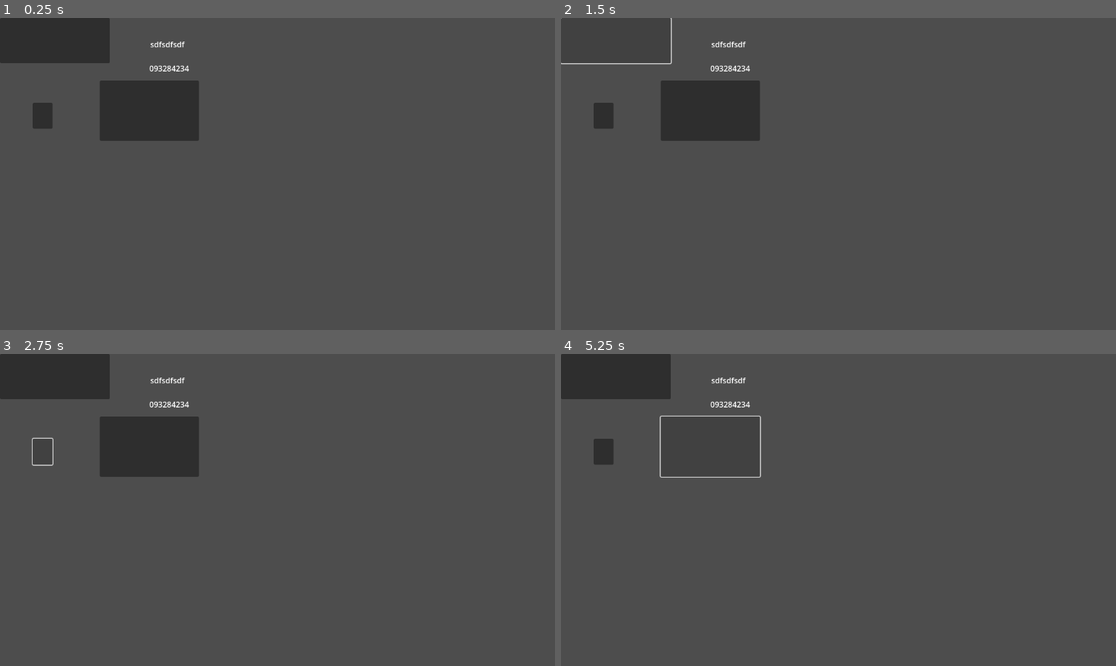
Above: before the commit, frames 1-4 (two rows, left to right).
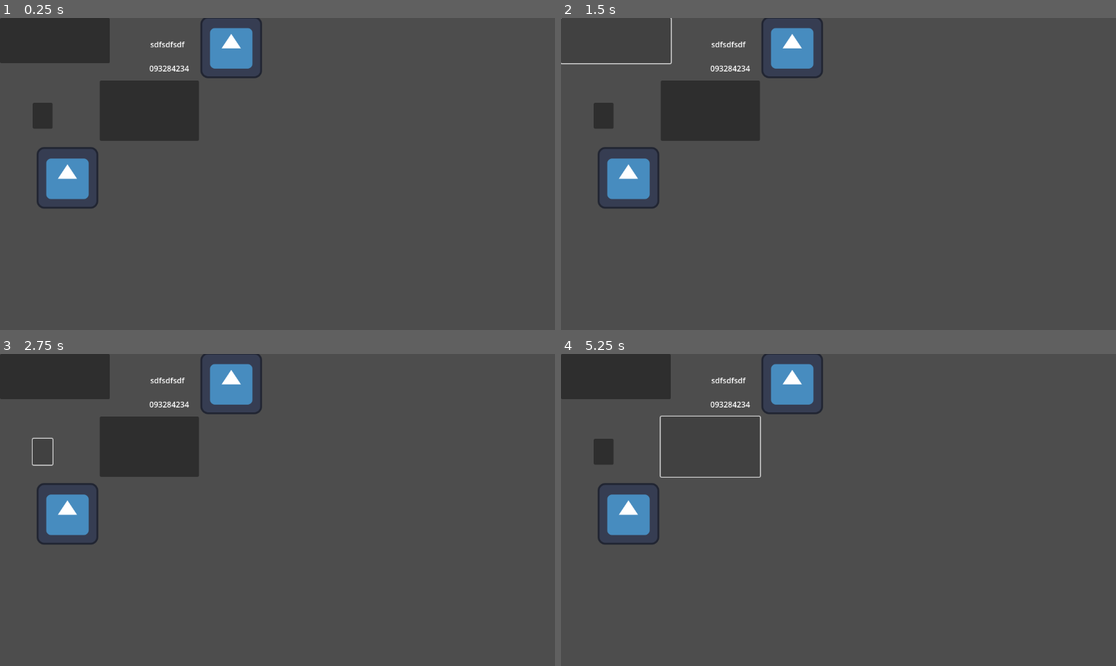
Above: after the commit, the same moments.

Repository: OnlyOne7946/lost-in-the-past
Game: Godot game, scene res://scenes/button.tscn
The game is run twice, just before and just after one commit, with the same random seed, the same clock (stepped at 60 frames per second) and the same inputs. The project has no main scene, so this scene is started directly. The engine's default icon, where the game draws it, is replaced by a stand-in: a white triangle on a blue panel in a dark square.
Inputs (mouse positions are in pixels of both pictures, inside the frame that each line leads up to):
- Up to frame 1 (0.25 s): no input
- Up to frame 2 (1.5 s): click (710, 111) at 0.5 s; click (616, 39) at 1.25 s
- Up to frame 3 (2.75 s): click (44, 450) at 2 s
- Up to frame 4 (5.25 s): click (710, 447) at 2.75 s; click (616, 375) at 3.5 s; click (605, 450) at 4.25 s; click (710, 447) at 5 s

The runs differ from the first frame. In frame 1, 2.5% of the frame differs, in the area x 6-48%, y 0-62%; in frame 2, 2.5%; in frame 3, 2.5%; in frame 4, 2.5%.

Commit message:
Update button.tscn

Diff:
--- a/scenes/button.tscn
+++ b/scenes/button.tscn
@@ -1,4 +1,6 @@
-[gd_scene format=3 uid="uid://bx8veeoyif2iq"]
+[gd_scene load_steps=2 format=3 uid="uid://bx8veeoyif2iq"]
+
+[ext_resource type="Texture2D" uid="uid://c160ocf5ndrg1" path="res://icon.svg" id="1_36anw"]
 
 [node name="Node2D" type="Node2D"]
 
@@ -31,3 +33,11 @@
 offset_right = 393.0
 offset_bottom = 116.0
 text = "093284234"
+
+[node name="Icon" type="Sprite2D" parent="."]
+position = Vector2(480, 61)
+texture = ExtResource("1_36anw")
+
+[node name="Icon2" type="Sprite2D" parent="."]
+position = Vector2(140, 332)
+texture = ExtResource("1_36anw")
